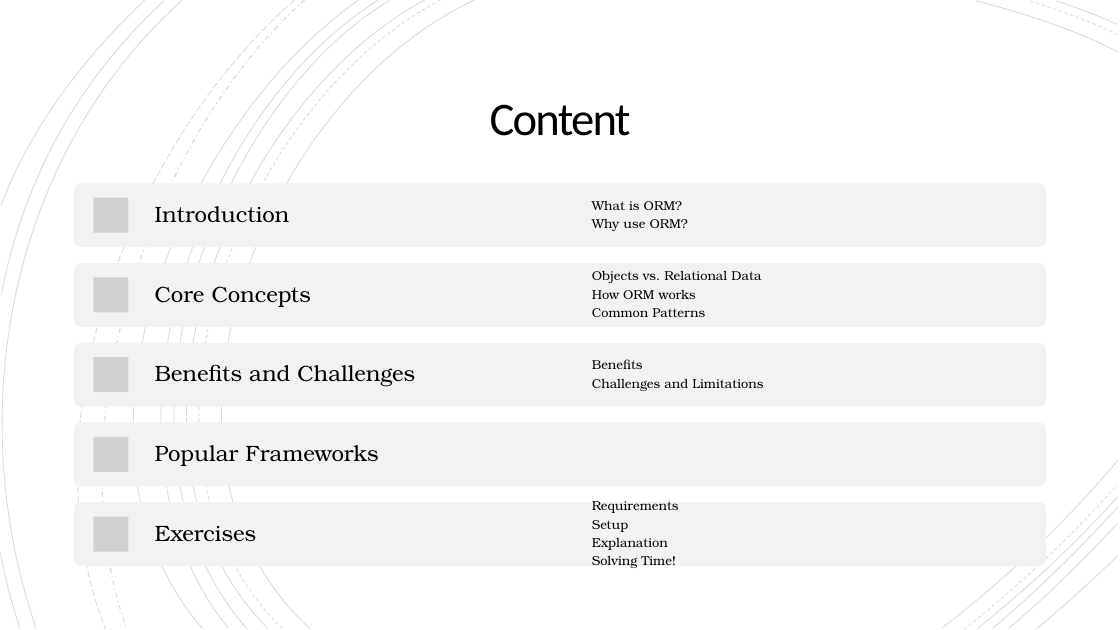
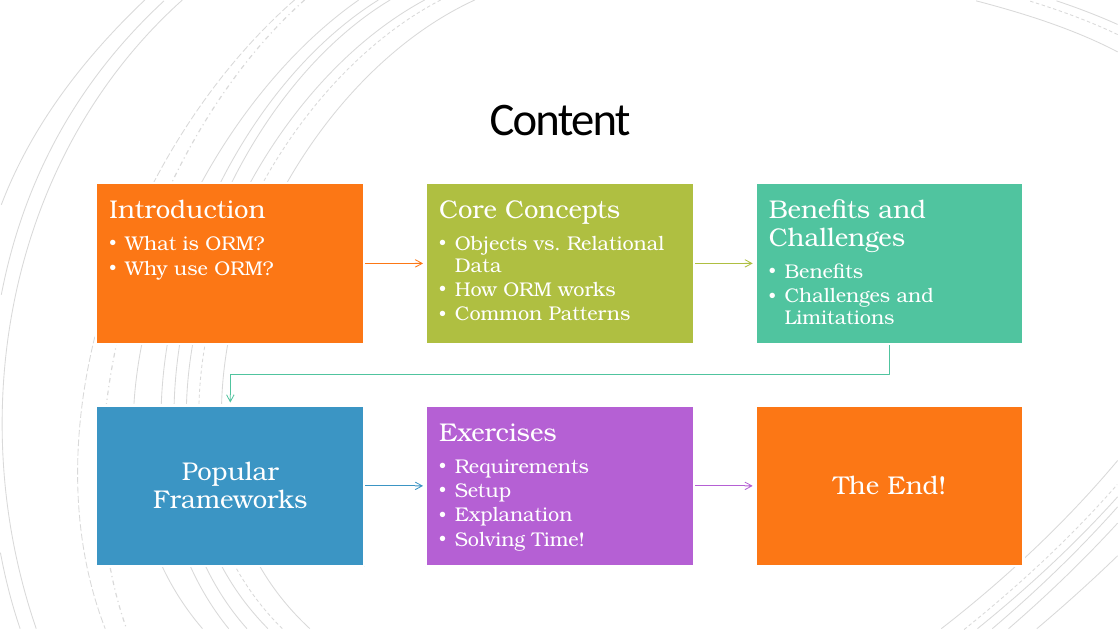
Before and after one commit to isjxn/ORM-Barcamp, a slide deck: slide 2 of ORM_Barcamp_Presentation.pptx. Drawn at 1120x630 pixels with LibreOffice and Linux fonts; fonts in the diff are those of the drawing; grey boxes stand for pictures. Boxes give left, top, right and bottom in pixels: in the first picture for what was removed or moved away, otherwise in the second. Text is boxed around its words. In the diff, an @@ line names an element or a change of style, - is before the commit and + after.

Commit message:
Update Presentation

```diff
--- a/ORM_Barcamp_Presentation.pptx
+++ b/ORM_Barcamp_Presentation.pptx
@@ text "Introduction": place and size @@
-text "Introduction" at box(592, 201, 688, 231)
+text "Introduction" at box(109, 199, 273, 280)
@@ text at box(109, 199, 265, 219): paragraph added @@
+Introduction
@@ text "Core Concepts": place and size @@
-text "Core Concepts" at box(592, 271, 761, 317)
+text "Core Concepts" at box(439, 200, 664, 321)
@@ text at box(439, 200, 620, 224): paragraph added @@
+Core Concepts
@@ vertical alignment middle to top in 4 elements at box(439, 423, 589, 551), box(439, 200, 664, 321), box(109, 199, 273, 280), box(769, 199, 934, 324) @@
@@ text "Benefits and Challenges": place and size @@
-text "Benefits and Challenges" at box(592, 359, 763, 391)
+text "Benefits and Challenges" at box(769, 199, 934, 324)
@@ text at box(769, 199, 926, 252): paragraph added @@
+Benefits and Challenges
@@ text at box(125, 235, 273, 280): size 11 to 17 pt, text colour #000000 to #FFFFFF in "What is ORM?", "Why use ORM?"; bullet none to •; list level 1 to 2 in "What is ORM?"; list level 1 to 2 in "Why use ORM?" @@
@@ text at box(455, 235, 664, 321): size 11 to 17 pt, text colour #000000 to #FFFFFF in "Objects vs. Relational Data", "How ORM works", "Common Patterns"; bullet none to •; list level 1 to 2 in "Objects vs. Relational Data"; list level 1 to 2 in "How ORM works"; list level 1 to 2 in "Common Patterns" @@
@@ text at box(785, 263, 934, 324): size 11 to 17 pt, text colour #000000 to #FFFFFF in "Benefits", "Challenges and Limitations"; bullet none to •; list level 1 to 2 in "Benefits"; list level 1 to 2 in "Challenges and Limitations" @@
@@ text "Popular Frameworks": place and size @@
-text "Popular Frameworks" at box(155, 445, 378, 466)
+text "Popular Frameworks" at box(153, 461, 307, 508)
@@ text "Popular Frameworks" at box(153, 461, 307, 508): size 19 to 22 pt, text colour #000000 to #FFFFFF; alignment left to centre; more space between paragraphs @@
@@ text "Exercises": place and size @@
-text "Exercises" at box(592, 501, 679, 568)
+text "Exercises" at box(439, 423, 589, 551)
@@ text at box(439, 423, 557, 441): paragraph added @@
+Exercises
@@ text at box(455, 459, 589, 551): size 11 to 17 pt, text colour #000000 to #FFFFFF in "Requirements", "Setup", "Explanation", "Solving Time!"; bullet none to •; list level 1 to 2 in "Requirements"; list level 1 to 2 in "Setup"; list level 1 to 2 in "Explanation"; list level 1 to 2 in "Solving Time!" @@
@@ group added at box(97, 183, 1024, 566): 6 rectangles, 5 freeform shapes, 1 text @@
+The End!
@@ group removed at box(74, 183, 1046, 566): 5 rounded rectangles, 5 pictures, 4 texts @@
-Introduction
-Core Concepts
-Benefits and Challenges
-Exercises
```
Also in this commit, not shown: 1 other file.
